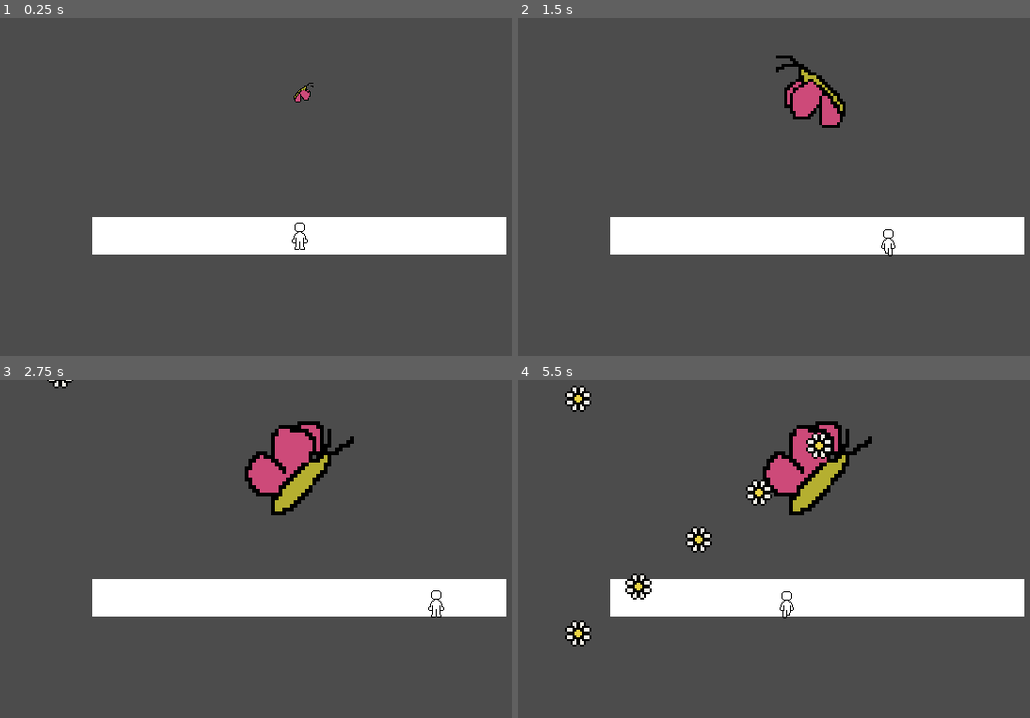
Above: before the commit, frames 1-4 (two rows, left to right).
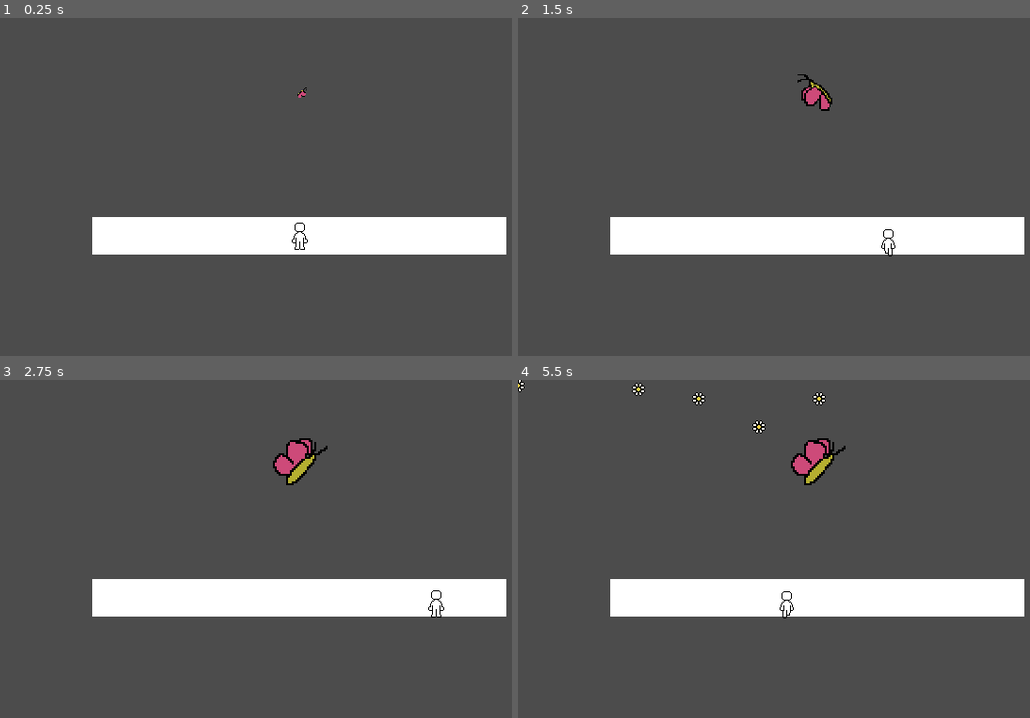
Above: after the commit, the same moments.

Repository: andersAsch0/Island-Game
Game: Godot game, scene res://scenes/BattleMode.tscn
Same seed, same stepped clock (60 frames per second), same inputs: the game is played once before the commit and once after it. This scene is started directly instead of the project's main scene.
Inputs:
- Up to frame 1 (0.25 s): no input
- Up to frame 2 (1.5 s): tap Enter (ui_accept) at 0.5 s; hold Right (ui_right) 0.53-1.28 s; hold Enter (ui_accept) 0.53-1.28 s; hold Down (ui_down) from 1.28 s (still down); tap Space (dash) at 1.35 s
- Up to frame 3 (2.75 s): tap Enter (ui_accept) at 1.52, 1.55, 1.82, 2.3 s; release Down (ui_down) at 2.03 s; hold Right (ui_right) from 2.03 s (still down); hold F (enter_fight) from 2.03 s (still down)
- Up to frame 4 (5.5 s): release Right (ui_right) at 2.78 s; release F (enter_fight) at 2.78 s; hold Up (ui_up) 2.78-3.53 s; tap Enter (ui_accept) at 2.85, 3.02, 3.32, 3.77, 3.8, 4.07, 4.52, 4.55, 4.82 s; hold Space (dash) 3.53-4.28 s; hold Left (ui_left) 3.53-5.03 s; tap F (enter_fight) at 4.35 s; hold Down (ui_down) from 5.03 s (still down); hold Enter (ui_accept) from 5.03 s (still down)

The runs differ from the first frame. In frame 1, less than 0.1% of the frame differs, in the area x 57-62%, y 19-25%; in frame 2, 1.3%; in frame 3, 2.8%; in frame 4, 4.7%, in the area x 0-70%, y 0-79%.

Commit message:
made very basic time reversal mechanic

Diff:
--- a/scenes/BattleMode.tscn
+++ b/scenes/BattleMode.tscn
@@ -26,10 +26,4 @@
 [node name="enemySpawnLocation" type="Position2D" parent="."]
 position = Vector2( 160, 40 )
 
-[node name="bulletSpawnTimer" type="Timer" parent="."]
-
-[node name="bulletSpawnLocationY" type="Position2D" parent="."]
-position = Vector2( 160, -16 )
-
 [connection signal="playerIsHit" from="BattleModePlayer" to="." method="_on_BattleModePlayer_playerIsHit"]
-[connection signal="timeout" from="bulletSpawnTimer" to="." method="_on_bulletSpawnTimer_timeout"]
--- a/scenes/BattleModeEnemy.tscn
+++ b/scenes/BattleModeEnemy.tscn
@@ -69,7 +69,6 @@
 radius = 16.0
 
 [node name="BattleModeEnemy" type="KinematicBody2D" groups=["enemies"]]
-scale = Vector2( 0.5, 0.5 )
 script = ExtResource( 2 )
 bulletScene = ExtResource( 3 )
 attackPatternFile = "res://scripts/attackPatternJsonData/butterflyAttack.json"
@@ -85,4 +84,10 @@
 [node name="CollisionShape2D" type="CollisionShape2D" parent="."]
 shape = SubResource( 14 )
 
+[node name="bulletSpawnTimer" type="Timer" parent="."]
+
+[node name="bulletSpawnLocationY" type="Position2D" parent="."]
+position = Vector2( 160, -16 )
+
 [connection signal="timeout" from="ApproachTimer" to="." method="_on_ApproachTimer_timeout"]
+[connection signal="timeout" from="bulletSpawnTimer" to="." method="_on_bulletSpawnTimer_timeout"]
--- a/scenes/BattleModePlayer.tscn
+++ b/scenes/BattleModePlayer.tscn
@@ -131,7 +131,7 @@
 radius = 6.0
 height = 12.0
 
-[node name="BattleModePlayer" type="KinematicBody2D"]
+[node name="BattleModePlayer" type="KinematicBody2D" groups=["player"]]
 scale = Vector2( 0.5, 0.5 )
 collision_layer = 2
 collision_mask = 9
@@ -151,6 +151,8 @@
 [node name="DashCooldown" type="Timer" parent="."]
 
 [node name="Area2D" type="Area2D" parent="."]
+collision_layer = 2
+collision_mask = 8
 script = ExtResource( 4 )
 
 [node name="hitBoxPlayer" type="CollisionShape2D" parent="Area2D"]
--- a/scenes/Bullet.tscn
+++ b/scenes/Bullet.tscn
@@ -15,6 +15,7 @@
 radius = 6.0
 
 [node name="Bullet" type="Area2D" groups=["bulletTypes"]]
+scale = Vector2( 0.5, 0.5 )
 collision_layer = 8
 collision_mask = 2
 script = ExtResource( 2 )
@@ -27,4 +28,9 @@
 
 [node name="VisibilityNotifier2D" type="VisibilityNotifier2D" parent="."]
 
+[node name="DespawnTimer" type="Timer" parent="."]
+wait_time = 5.0
+
+[connection signal="screen_entered" from="VisibilityNotifier2D" to="." method="_on_VisibilityNotifier2D_screen_entered"]
 [connection signal="screen_exited" from="VisibilityNotifier2D" to="." method="_on_VisibilityNotifier2D_screen_exited"]
+[connection signal="timeout" from="DespawnTimer" to="." method="_on_DespawnTimer_timeout"]
--- a/scripts/BattleMode.gd
+++ b/scripts/BattleMode.gd
@@ -13,49 +13,48 @@
 func _ready(): #this script sets up enemy, approach() function will handle the rest
 	enemy = enemyScene.instance()
 	enemy.position = $enemySpawnLocation.position
-	enemy.scale.x = 0.2 #starting scale
-	enemy.scale.y = 0.2
+	enemy.visible = false
 	add_child(enemy) # add node to scene
 
 	 # connect the signal to start fight from the new node to this one
-	enemy.connect("startFight", self, "_on_BattleModeEnemy_startFight")
+	# enemy.connect("startFight", self, "_on_BattleModeEnemy_startFight")
 	# get the bullet from the enemy so we can spawn it
 	enemyBulletScene = enemy.bulletScene
 
 	enemy.approach()
 
-
-func _on_BattleModeEnemy_startFight():
-	attackPatternData = getAttackPatternData() #get the json file and get it as a string
-	loopStart = attackPatternData[0]['loopStart']
-	loopEnd = attackPatternData[0]['loopEnd']
-	currAttack = loopStart
-	attack()
-
-func attack():
-	$bulletSpawnTimer.wait_time = attackPatternData[currAttack]['waitTime']
-	$bulletSpawnTimer.start()
-
-func _on_bulletSpawnTimer_timeout():
-	bullet = enemyBulletScene.instance()
-	bullet.position.x = attackPatternData[currAttack]['spawnLocationX']
-	bullet.position.y = $bulletSpawnLocationY.position.y
-	add_child(bullet)
-
-
-	currAttack += 1
-	if currAttack > loopEnd:
-		currAttack = loopStart
-	attack()
-
-
-
-func getAttackPatternData():
-	enemyAttackPatternJson = File.new()
-	if enemyAttackPatternJson.file_exists($BattleModeEnemy.attackPatternFile): #get the attack pattern json file from the enemy node
-		enemyAttackPatternJson.open($BattleModeEnemy.attackPatternFile, enemyAttackPatternJson.READ)
-		return parse_json(enemyAttackPatternJson.get_as_text())
-
+#
+#func _on_BattleModeEnemy_startFight():
+#	attackPatternData = getAttackPatternData() #get the json file and get it as a string
+#	loopStart = attackPatternData[0]['loopStart']
+#	loopEnd = attackPatternData[0]['loopEnd']
+#	currAttack = loopStart
+#	attack()
+#
+#func attack():
+#	$bulletSpawnTimer.wait_time = attackPatternData[currAttack]['waitTime']
+#	$bulletSpawnTimer.start()
+#
+#func _on_bulletSpawnTimer_timeout():
+#	bullet = enemyBulletScene.instance()
+#	bullet.position.x = attackPatternData[currAttack]['spawnLocationX']
+#	bullet.position.y = $bulletSpawnLocationY.position.y
+#	add_child(bullet)
+#
+#
+#	currAttack += 1
+#	if currAttack > loopEnd:
+#		currAttack = loopStart
+#	attack()
+#
+#
+#
+#func getAttackPatternData():
+#	enemyAttackPatternJson = File.new()
+#	if enemyAttackPatternJson.file_exists($BattleModeEnemy.attackPatternFile): #get the attack pattern json file from the enemy node
+#		enemyAttackPatternJson.open($BattleModeEnemy.attackPatternFile, enemyAttackPatternJson.READ)
+#		return parse_json(enemyAttackPatternJson.get_as_text())
+#
 
 
 
--- a/scripts/BattleModeEnemy.gd
+++ b/scripts/BattleModeEnemy.gd
@@ -1,33 +1,73 @@
 extends KinematicBody2D
 
 export var bulletScene : PackedScene #packed scene of the bullet this enemy uses
-export var finalScale = 2
-export var approachTime = 2
-export(String, FILE, "*.json") var attackPatternFile
+var bullet = null
+export var approachTime = 2 # how long in seconds enemy takes to approach
+export(String, FILE, "*.json") var attackPatternFile #imported json file
+var attackPatternData #json file in text form so I can use it
 var approaching = false
-var origScale
-signal startFight
+var origScale = 0.1 # starting size of sprite when enemy spawns
+export var finalScale = 1 #final size of the sprite once it has approached
+var loopStart = 1 #line of the json where the enemies continous attack loop starts
+var loopEnd = 2
+var currAttack = 1 #current line of json file
+var bulletTimeMultiplier = 1 #always multiplied onto bullets speed when they are spawned, when time is reversed, this is changed to -1
+
+#SETUP AND APPROACH
 
 func _ready():
 	$ApproachTimer.wait_time = approachTime
 	$ApproachTimer.start()
 	$AnimatedSprite.play("moving")
-
 func approach(): #when called (by outside battleMode script), enemy does whatever it needs to do at beginning of fight
+	$AnimatedSprite.scale.x = origScale
+	$AnimatedSprite.scale.y = origScale
+	visible = true
 	approaching = true #usually, that will be to slowly approach
-	origScale = scale.x
-
 func _physics_process(delta):
 	if approaching: #increase scale (grow bigger each frame)
-		scale.x += ((finalScale - origScale)/$ApproachTimer.wait_time) * delta
-		scale.y += ((finalScale - origScale)/$ApproachTimer.wait_time) * delta
-
+		$AnimatedSprite.scale.x += ((finalScale - origScale)/$ApproachTimer.wait_time) * delta
+		$AnimatedSprite.scale.y += ((finalScale - origScale)/$ApproachTimer.wait_time) * delta
 func _on_ApproachTimer_timeout(): #when timer finishes, sprite is proper size
 	approaching = false #stop growing
 	$AnimatedSprite.play("idle")
-	emit_signal("startFight")
 	introduction()
-
+	startFight()
 func introduction():
 	pass
 	#dialouge? noise? pause? animation? something instead of fight instantly starting
+
+
+#FIGHT AND BULLET SPAWNING
+
+func startFight():
+	attackPatternData = getAttackPatternData() #get the json file and get it as a string
+	loopStart = attackPatternData[0]['loopStart'] #iterated through json file
+	loopEnd = attackPatternData[0]['loopEnd']
+	currAttack = loopStart
+	attack()
+func attack():
+	$bulletSpawnTimer.wait_time = attackPatternData[currAttack]['waitTime'] #time in between bullets spawning
+	$bulletSpawnTimer.start()
+func _on_bulletSpawnTimer_timeout():
+	bullet = bulletScene.instance()
+	bullet.position.x = attackPatternData[currAttack]['spawnLocationX'] - position.x
+	bullet.position.y = $bulletSpawnLocationY.position.y - position.y
+	bullet.speed *= bulletTimeMultiplier
+	add_child(bullet)
+	currAttack += 1
+	if currAttack > loopEnd:
+		currAttack = loopStart
+	attack()
+
+
+func reverseTime():
+	bulletTimeMultiplier *= -1
+
+#HELPER
+
+func getAttackPatternData():
+	attackPatternData = File.new()
+	if attackPatternData.file_exists(attackPatternFile): #get the attack pattern json file from the enemy node
+		attackPatternData.open(attackPatternFile, attackPatternData.READ)
+		return parse_json(attackPatternData.get_as_text())
--- a/scripts/BattleModePlayer.gd
+++ b/scripts/BattleModePlayer.gd
@@ -17,6 +17,7 @@
 var direction = UP
 var velocity = Vector2.ZERO
 signal playerIsHit
+
 
 func _process(delta):
 
@@ -57,8 +58,15 @@
 	if(event.is_action_pressed("dash")):
 		isDashing = true
 		$DashTimer.start()
+	if(event.is_action_pressed("ui_accept")):
+		reverseTime()
 
+func reverseTime():
+	get_tree().call_group("bulletTypes", "reverseTime") # reverse direction of ALREADY EXISTING bullets
+	get_tree().call_group("enemies", "reverseTime") # reverse direction of all future bullets spawned
 
-
-func _on_Area2D_hit(): #this is stupid
+func getHit():
 	emit_signal("playerIsHit")
+#
+#func _on_Area2D_hit(): #this is stupid
+#	emit_signal("playerIsHit")
--- a/scripts/Bullet.gd
+++ b/scripts/Bullet.gd
@@ -2,15 +2,29 @@
 
 
 export var speed : int = 50
-
+# depawn timer should be long enough that even if the player uses all their time reverse at once,
+# the bullets will not have despawned too early
+# maybe this can be adjusted by the player script when the player has little time reversal left, in order to optimize
 
 func _process(delta):
 	if len(get_overlapping_bodies()) != 0:
 		#play animation
+		get_tree().call_group("player", "getHit")
+		position.x = -1000 #this is dumb but I have more important things to do so this will do for now
+		position.y = -1000
 		queue_free()
 
 	position.y += speed * delta
 
 
 func _on_VisibilityNotifier2D_screen_exited():
-	queue_free() #delete self when it leaves the screen
+	if is_inside_tree(): #dont call start when it gets deleted
+		$DespawnTimer.start() #if it exits the screen, start the timer, ignoring any past enters or exits
+func _on_VisibilityNotifier2D_screen_entered():
+	if is_inside_tree():
+		$DespawnTimer.stop() #dont despawn on screen
+func _on_DespawnTimer_timeout():
+	queue_free()
+
+func reverseTime():
+	speed = speed * -1
--- a/scripts/attackPatternJsonData/butterflyAttack.json
+++ b/scripts/attackPatternJsonData/butterflyAttack.json
@@ -1,6 +1,6 @@
 [
     {"loopStart": 1, "loopEnd": 5},
-	{"waitTime" : 0.5, "spawnLocationX": 32},
+	{"waitTime" : 0.5, "spawnLocationX": 0},
 	{"waitTime" : 0.5, "spawnLocationX": 64},
 	{"waitTime" : 0.5, "spawnLocationX": 96},
 	{"waitTime" : 0.5, "spawnLocationX": 128},
--- a/scripts/hitBoxPlayer.gd
+++ b/scripts/hitBoxPlayer.gd
@@ -2,6 +2,6 @@
 
 signal hit
 
-func _process(delta):
+func _process(_delta):
 	if len(get_overlapping_bodies()) != 0:
 		emit_signal("hit")
